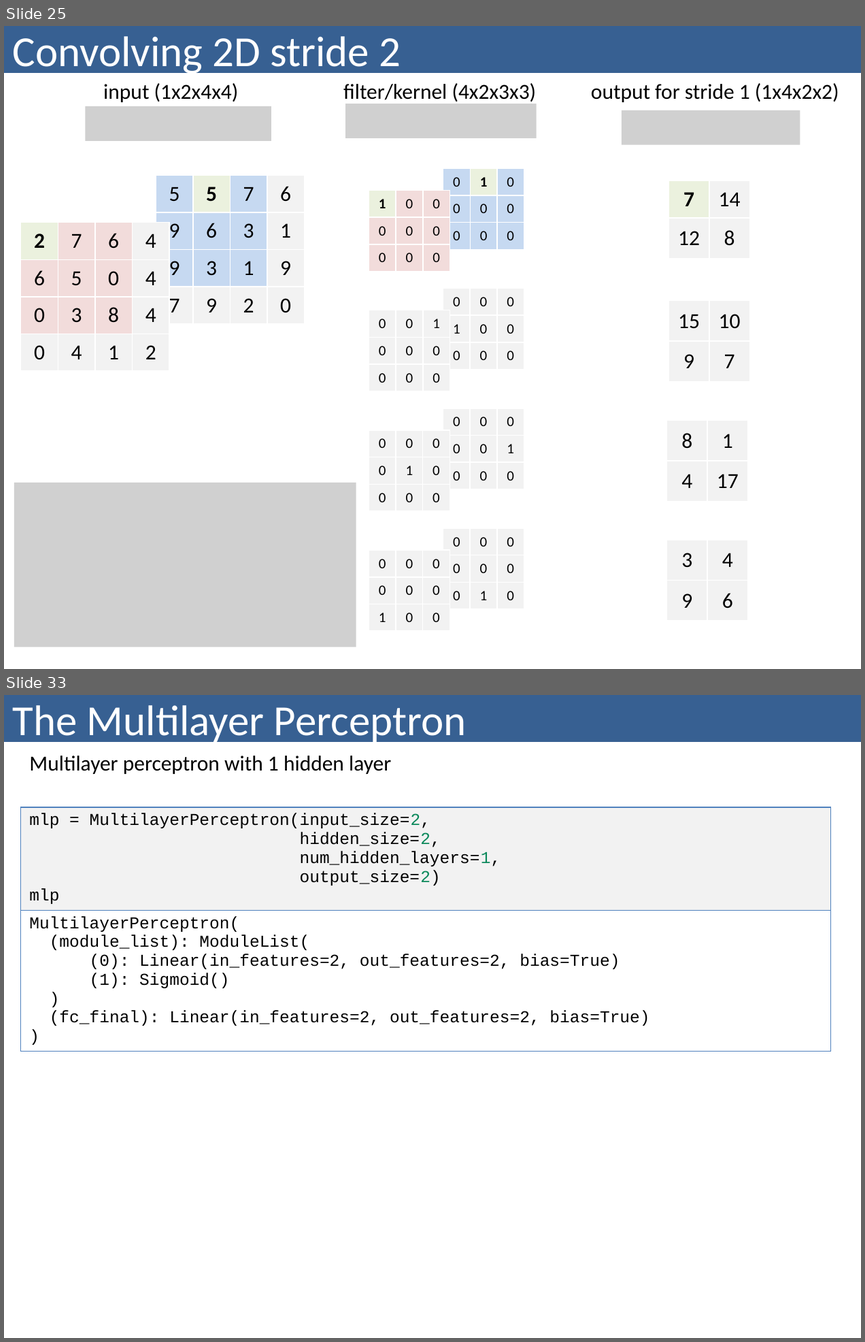
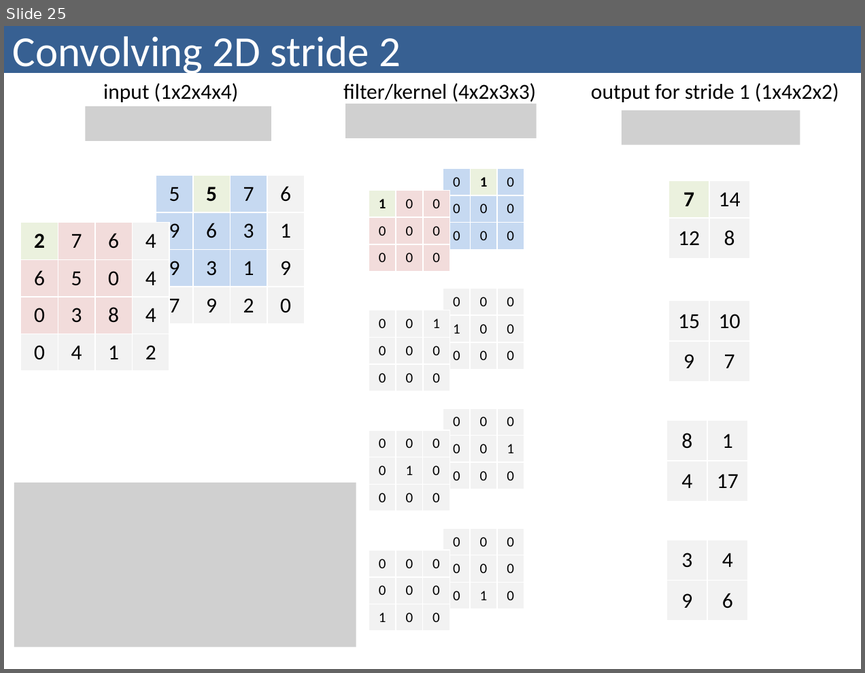
Before and after one commit to bzitko/nlp_repo, a slide deck: slides/nlp p03 feed forward networks/nlp p03.4 convolutional neural network.pptx. Shown one above the other, each under a label of ours: slides 25 and 33 before the commit, slide 25 after it; the slides between them are not shown. The pictures are 865x1342 and 865x673 pixels, drawn with LibreOffice and Linux fonts; fonts in the diff are those of the drawing; grey boxes stand for pictures. Boxes give left, top, right and bottom in pixels: in the first picture for what was removed or moved away, otherwise in the second. Text is boxed around its words. In the diff, an @@ line names an element or a change of style, - is before the commit and + after.

```diff
--- a/slides/nlp p03 feed forward networks/nlp p03.4 convolutional neural network.pptx
+++ b/slides/nlp p03 feed forward networks/nlp p03.4 convolutional neural network.pptx
@@ slide 33 removed at <box>4,695,861,1338</box>, background #FFFFFF @@
@@ title removed at <box>4,695,861,742</box> @@
-The Multilayer Perceptron
@@ table removed at <box>21,747,831,1064</box>, 3 rows, 1 columns @@
-Multilayer perceptron with 1 hidden layer
-mlp = MultilayerPerceptron(input_size=2, / hidden_size=2, / num_hidden_layers=1, / output_size=2) / mlp
-MultilayerPerceptron( / (module_list): ModuleList( / (0): Linear(in_features=2, out_features=2, bias=True) / (1): Sigmoid() / ) / (fc_final): Linear(in_features=2, out_features=2, bias=True) / )
```
Also in this commit, not shown: 2 slides changed, 4 slides added, 6 other slides removed, 8 other files.
